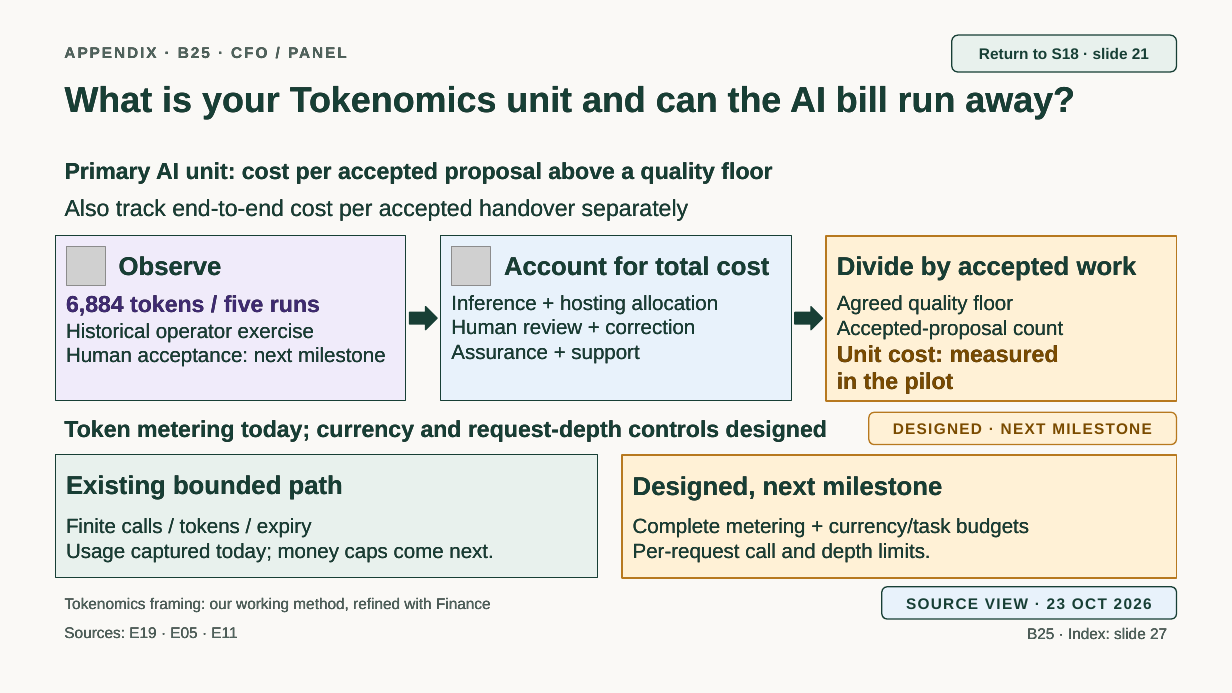
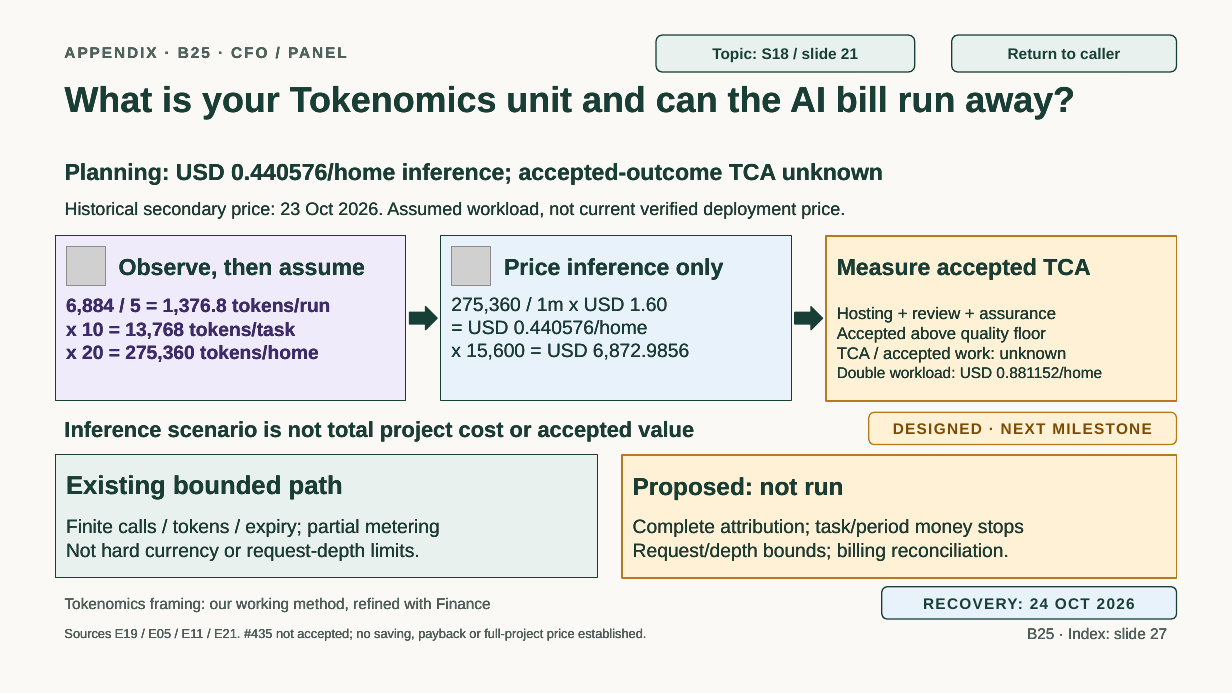
Before and after one commit to jmservera/ama, a slide deck: slide 52 of docs/capstone/deck/zava-forward-cowork-v2-draft.pptx. Drawn at 1232x693 pixels with LibreOffice and Linux fonts; fonts in the diff are those of the drawing; grey boxes stand for pictures. Boxes give left, top, right and bottom in pixels: in the first picture for what was removed or moved away, otherwise in the second. Text is boxed around its words. In the diff, an @@ line names an element or a change of style, - is before the commit and + after.

```diff
--- a/docs/capstone/deck/zava-forward-cowork-v2-draft.pptx
+++ b/docs/capstone/deck/zava-forward-cowork-v2-draft.pptx
@@ rounded rectangle added at (656, 35, 915, 72), fill #E8F1ED, outline #173F35 1 pt, 12 pt, text #173F35, bold @@
+Topic: S18 / slide 21
@@ text in rounded rectangle at (1008, 48, 1120, 59): text changed @@
-Return to S18 · slide 21
+Return to caller
@@ text at (65, 163, 883, 185): text changed @@
-Primary AI unit: cost per accepted proposal above a quality floor
+Planning: USD 0.440576/home inference; accepted-outcome TCA unknown
@@ text at (65, 202, 845, 219): text changed; size 18 to 14 pt @@
-Also track end-to-end cost per accepted handover separately
+Historical secondary price: 23 Oct 2026. Assumed workload, not current verified deployment price.
@@ text at (119, 258, 365, 279): text changed; size 20 to 18 pt @@
-Observe
+Observe, then assume
@@ text at (504, 258, 723, 280): text changed; size 20 to 18 pt @@
-Account for total cost
+Price inference only
@@ text at (837, 258, 1090, 280): text changed; size 20 to 18 pt @@
-Divide by accepted work
+Measure accepted TCA
@@ text at (66, 298, 330, 362): text changed; size 16 to 15 pt; text colour #173F35 to #3F2A72; bold on @@
-6,884 tokens / five runs
-Historical operator exercise
-Human acceptance: next milestone
+6,884 / 5 = 1,376.8 tokens/run
+x 10 = 13,768 tokens/task
+x 20 = 275,360 tokens/home
@@ text at (451, 297, 689, 360): text changed; size 16 to 15 pt @@
-Inference + hosting allocation
-Human review + correction
-Assurance + support
+275,360 / 1m x USD 1.60
+= USD 0.440576/home
+x 15,600 = USD 6,872.9856
@@ text at (837, 307, 1102, 379): text changed; size 16 to 13 pt @@
-Agreed quality floor
-Accepted-proposal count
-Unit cost: measured
-in the pilot
+Hosting + review + assurance
+Accepted above quality floor
+TCA / accepted work: unknown
+Double workload: USD 0.881152/home
@@ text at (64, 421, 694, 441): text changed; size 18 to 17 pt @@
-Token metering today; currency and request-depth controls designed
+Inference scenario is not total project cost or accepted value
@@ text at (633, 477, 843, 500): text changed; size 20 to 19 pt @@
-Designed, next milestone
+Proposed: not run
@@ text at (66, 519, 440, 561): text changed; size 16 to 15 pt @@
-Finite calls / tokens / expiry
-Usage captured today; money caps come next.
+Finite calls / tokens / expiry; partial metering
+Not hard currency or request-depth limits.
@@ text at (633, 519, 1024, 561): text changed; size 16 to 15 pt @@
-Complete metering + currency/task budgets
-Per-request call and depth limits.
+Complete attribution; task/period money stops
+Request/depth bounds; billing reconciliation.
@@ text in rounded rectangle at (923, 598, 1135, 609): text changed @@
-SOURCE VIEW · 23 OCT 2026
+RECOVERY: 24 OCT 2026
@@ text at (64, 628, 646, 640): text changed; size 12 to 10 pt @@
-Sources: E19 · E05 · E11
+Sources E19 / E05 / E11 / E21. #435 not accepted; no saving, payback or full-project price established.
```
Also in this commit, not shown: 31 other slides changed, 24 other files.
